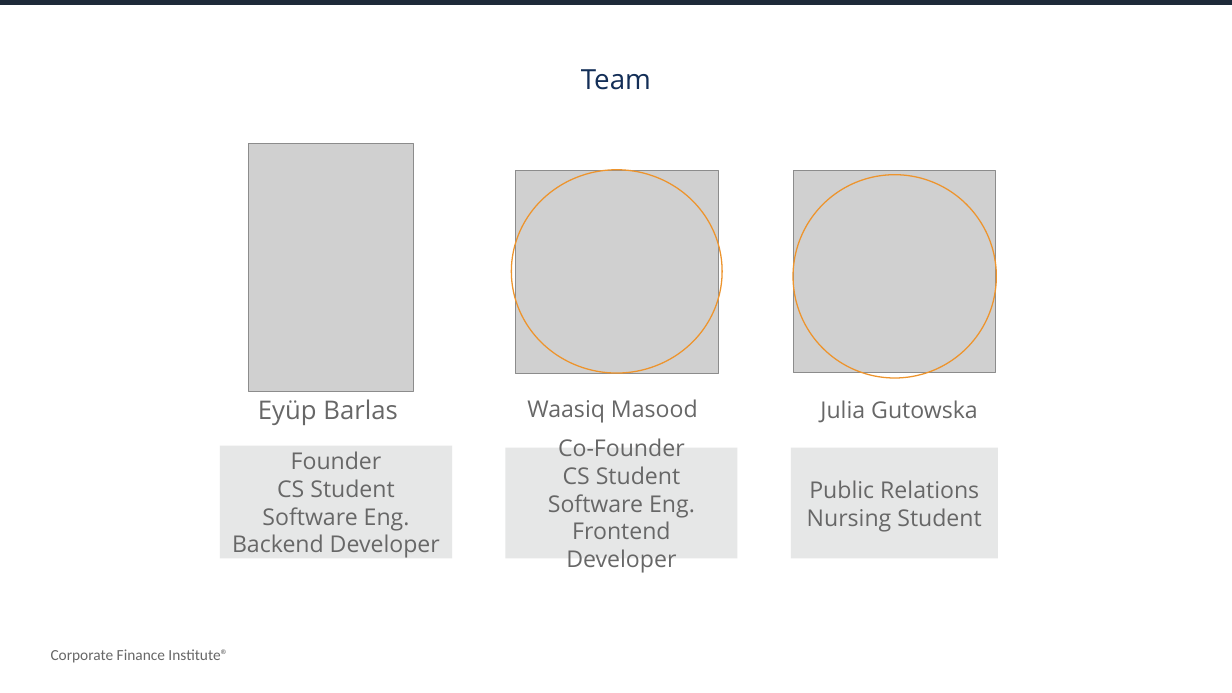
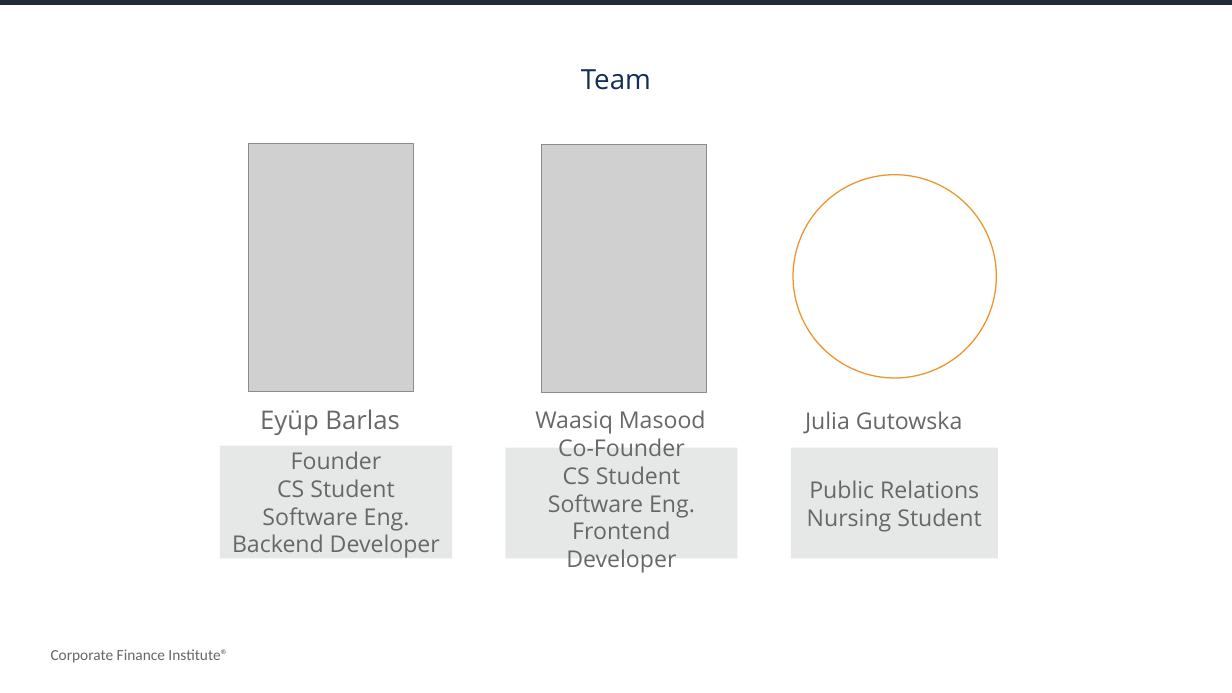
Before and after one commit to eyupbarlas/KeyFinder, a slide deck: slide 2 of Presentation/KeyFinder Proposal.pptx. Drawn at 1232x693 pixels with LibreOffice and Linux fonts; fonts in the diff are those of the drawing; grey boxes stand for pictures. Boxes give left, top, right and bottom in pixels: in the first picture for what was removed or moved away, otherwise in the second. Text is boxed around its words. In the diff, an @@ line names an element or a change of style, - is before the commit and + after.

```diff
--- a/Presentation/KeyFinder Proposal.pptx
+++ b/Presentation/KeyFinder Proposal.pptx
@@ picture: place and size @@
-picture at (515, 170, 718, 373)
+picture at (542, 144, 707, 393)
@@ ellipse removed at (511, 170, 722, 373) @@
@@ picture removed at (793, 171, 995, 373) @@
@@ text "Eyüp Barlas": place and size @@
-text "Eyüp Barlas" at (258, 399, 397, 425)
+text "Eyüp Barlas" at (260, 409, 399, 435)
@@ text "Waasiq Masood": place and size @@
-text "Waasiq Masood" at (527, 399, 698, 423)
+text "Waasiq Masood" at (535, 410, 706, 434)
@@ text "Julia Gutowska": place and size @@
-text "Julia Gutowska" at (820, 400, 978, 423)
+text "Julia Gutowska" at (805, 411, 963, 434)
```
